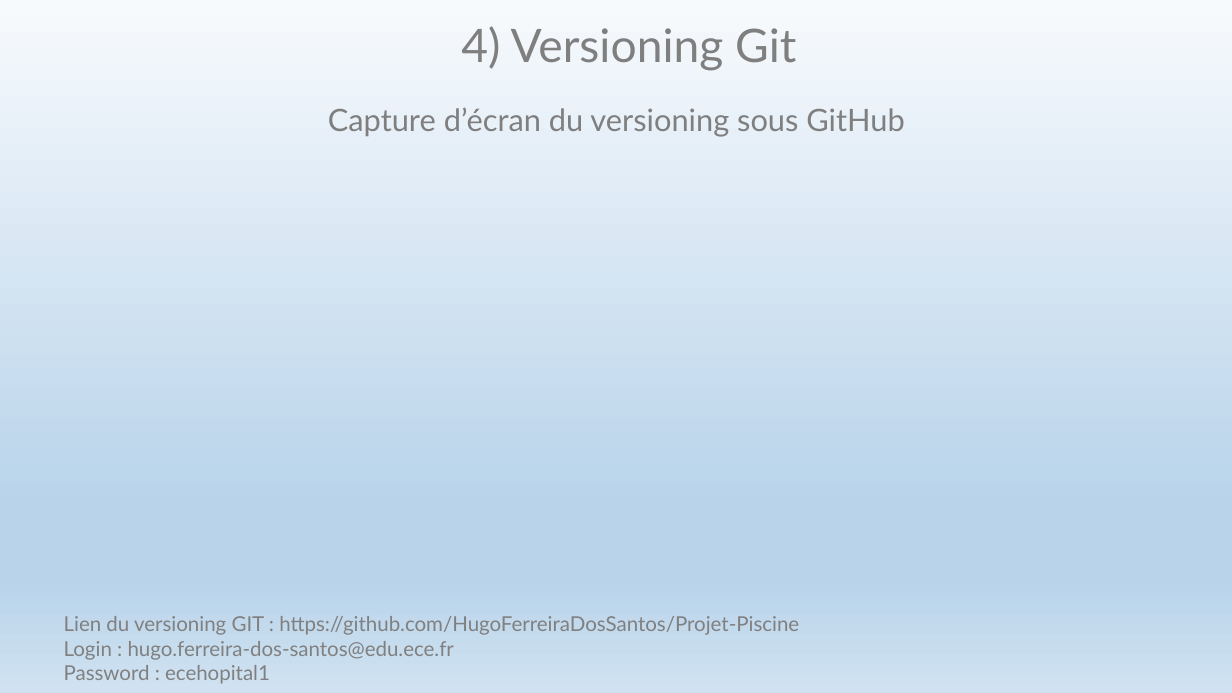
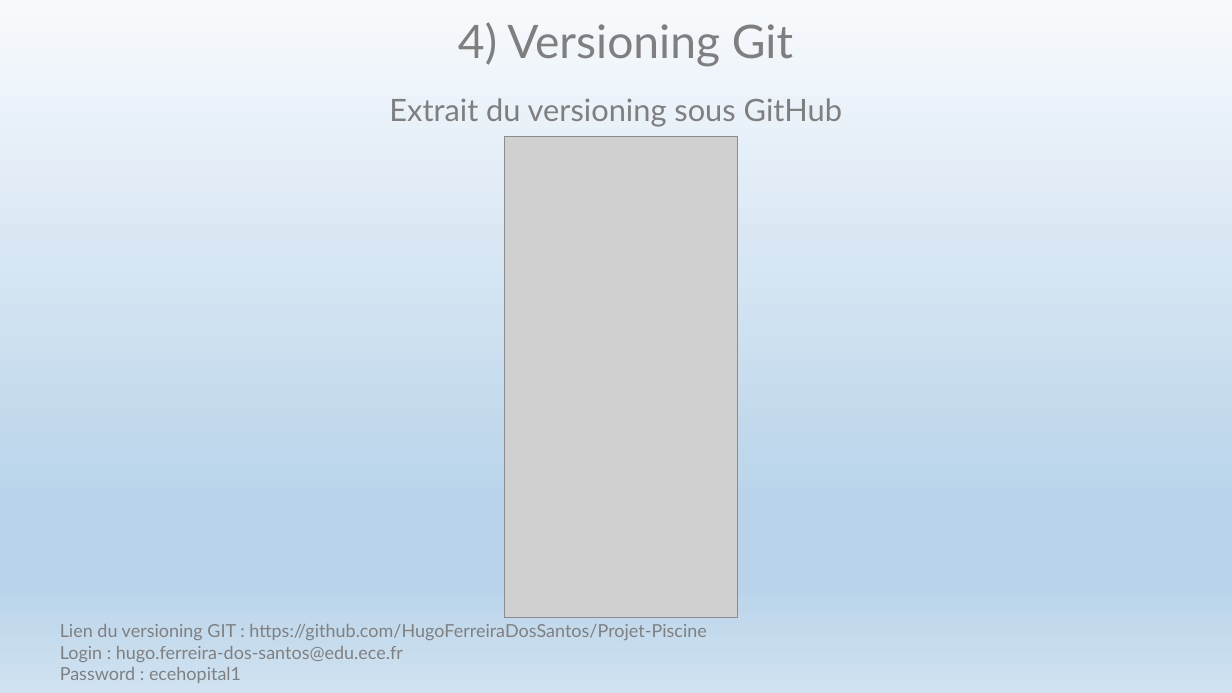
Before and after one commit to HugoFerreiraDosSantos/Projet-Piscine, a slide deck: slide 9 of Oral 05-05.pptx. Drawn at 1232x693 pixels with LibreOffice and Linux fonts; fonts in the diff are those of the drawing; grey boxes stand for pictures. Boxes give left, top, right and bottom in pixels: in the first picture for what was removed or moved away, otherwise in the second. Text is boxed around its words. In the diff, an @@ line names an element or a change of style, - is before the commit and + after.

```diff
--- a/Oral 05-05.pptx
+++ b/Oral 05-05.pptx
@@ title "4) Versioning Git": place and size @@
-title "4) Versioning Git" at (461, 26, 796, 71)
+title "4) Versioning Git" at (458, 22, 793, 67)
@@ text at (389, 98, 842, 127): text changed @@
-Capture d’écran du versioning sous GitHub
+Extrait du versioning sous GitHub
@@ picture added at (505, 137, 738, 617) @@
@@ text "Lien du versioning GIT : ...": place and size @@
-text "Lien du versioning GIT : ..." at (64, 616, 799, 684)
+text "Lien du versioning GIT : ..." at (60, 624, 706, 683)
@@ text "Lien du versioning GIT : ..." at (60, 624, 706, 683): size 16 to 14 pt @@
```
Also in this commit, not shown: 6 other slides changed, 1 other file.
